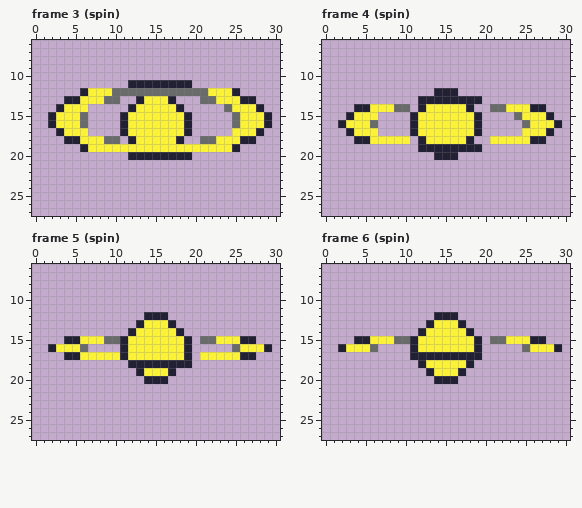
A pixel-art file gets an edit: src/assets/enemies/neutron/neutron-odd.aseprite. That is the earlier state.
32x32 pixels, 10 frames. Shown: frame 3 (spin): x 0..30, y 6..27; frame 4 (spin): x 0..30, y 6..27; frame 5 (spin): x 0..30, y 6..27; frame 6 (spin): x 0..30, y 6..27. The commit also changed other frames, which this record leaves out.
And afterwards:
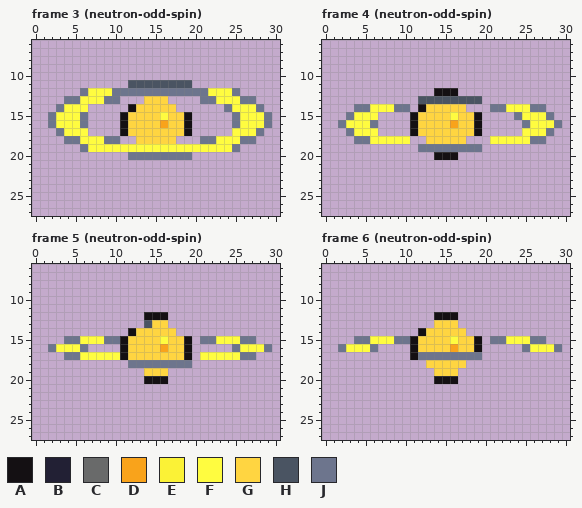
Palette (. is transparent): A #141013  B #222034  C #696a6a  D #f9a31b  E #fbf236  F #fffc40  G #ffd541  H #4a5462  J #6d758d
Change:
Changed rows in their new state; - is an unchanged pixel.
Frame 3 (neutron-odd-spin), layers "axis", "circle":
first column x 2:
11 ----------HHHHHHHH----------
12 ----JFFFJJJJJJJJJJJJFFFJ----
13 --JJFFFJJ--.GGG.---JJFFFJJ--
14 -JFFF-----AGGGGG.-----JFFFJ-
15 JFFFJ----AGGGGFGGA-----JFFFJ
16 JFFFJ----AGGGGDGGA-----JFFFJ
17 -JFFF----AGGGGGGGA-----FFFJ-
18 --JJFFFJJ-.GGGGG.--JJFFFJJ--
19 ----JFFFFFFFFFFFFFFFFFFJ----
20 ----------JJJJJJJJ----------
Frame 4 (neutron-odd-spin), layers "axis", "circle":
first column x 2:
12 ------------AAA-------------
13 ----------HHHHHHHH----------
14 --JJFFFJJ-AGGGGG.--JJFFFJJ--
15 -JFFF----AGGGGFGGA----JFFFJ-
16 JFFFJ----AGGGGDGGA-----JFFFJ
17 -JFFF----AGGGGGGGA-----FFFJ-
18 --JJFFFFF-.GGGGG.--FFFFFJJ--
19 ----------JJJJJJJJ----------
20 ------------AAA-------------
Frame 5 (neutron-odd-spin), layers "axis", "circle":
first column x 2:
12 ------------AAA-------------
13 -----------.HGG.------------
14 ----------AGGGGG.-----------
15 --JJFFFJJAGGGGFGGA-JJFFFJJ--
16 JFFFJ----AGGGGDGGA-----JFFFJ
17 --JJFFFFFAGGGGGGGA-FFFFFJJ--
18 ----------JJJJJJJJ----------
19 -----------.GGG.------------
20 ------------AAA-------------
Frame 6 (neutron-odd-spin), layers "axis", "circle":
first column x 2:
12 ------------AAA-------------
13 -----------.GGG.------------
14 ----------AGGGGG.-----------
15 --JJFFFJJAGGGGFGGA-JJFFFJJ--
16 JFFFJ----AGGGGDGGA-----JFFFJ
17 ---------AJJJJJJJJ----------
18 ----------.GGGGG.-----------
19 -----------.GGG.------------
20 ------------AAA-------------
Pixel boxes of the changes (left, top, right, bottom) in both pictures:
changed: (48, 80, 272, 160)
changed: (338, 88, 562, 160)
changed: (48, 312, 272, 384)
changed: (338, 312, 562, 384)
